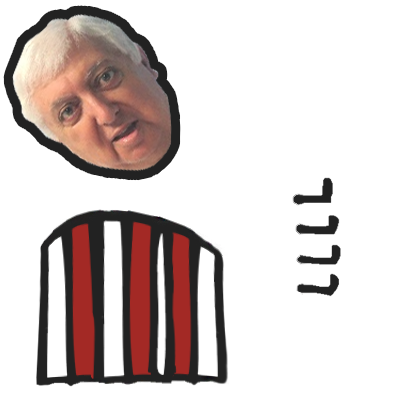
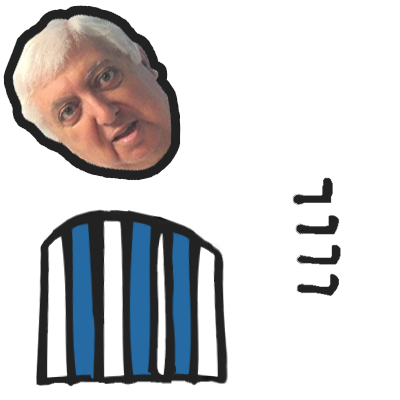
Layer changes from the first 400px x 400px image to the second:
pixels changed over [49, 210, 220, 384] (layer not identified)
